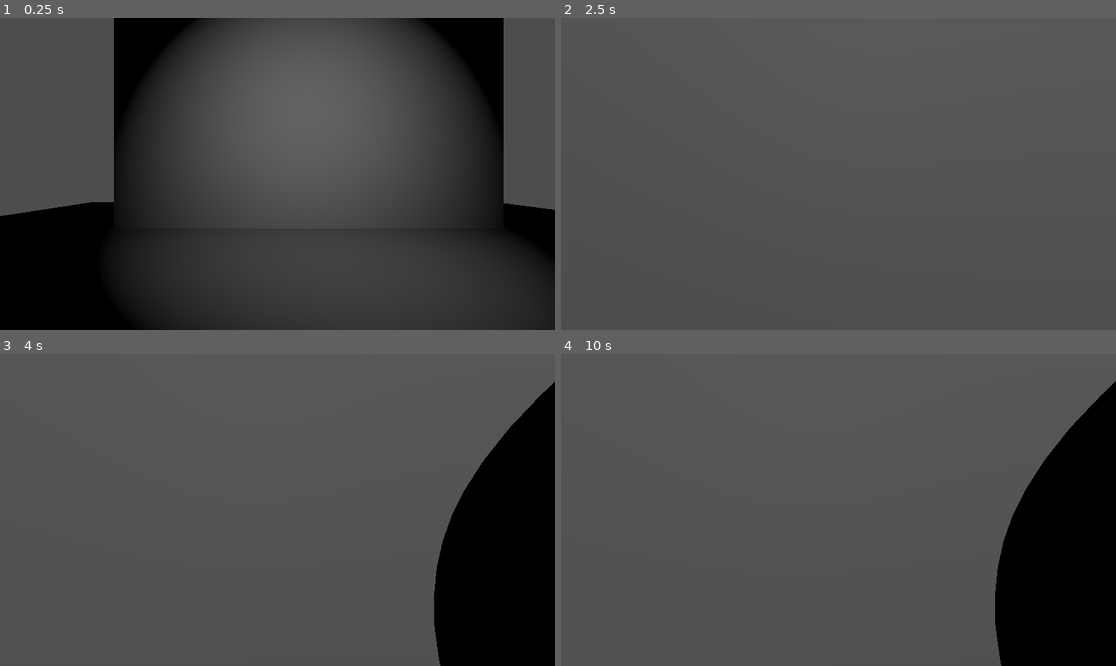
Above: before the commit, frames 1-4 (two rows, left to right).
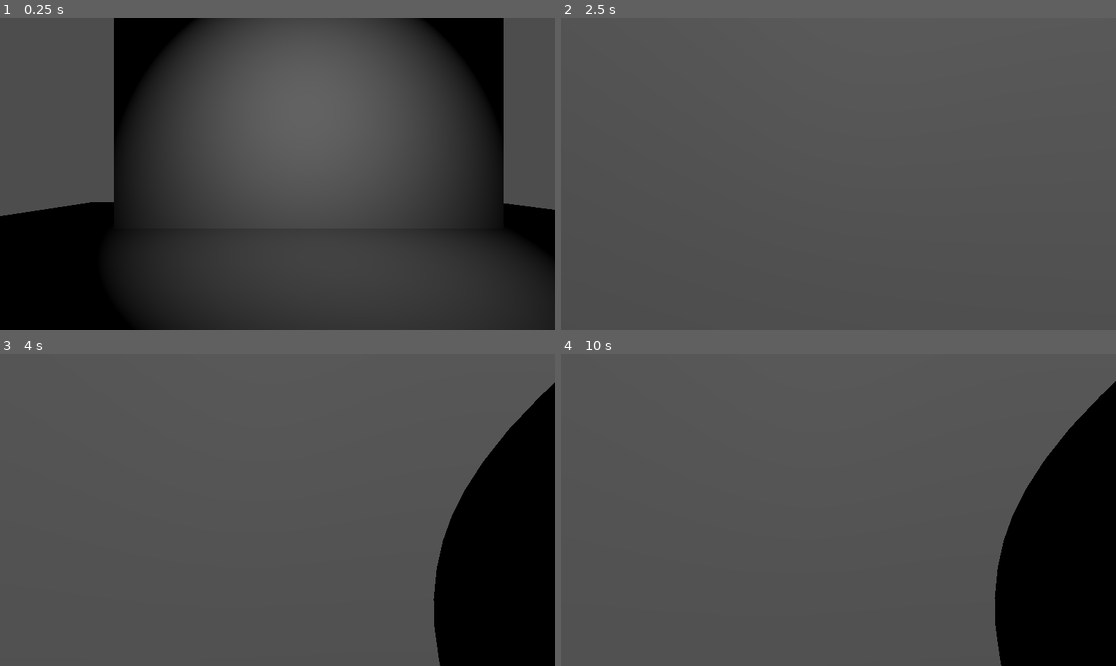
Above: after the commit, the same moments.

Repository: Tegiminis/accidental-discharge
Game: Godot game, scene res://main.tscn
Same seed, same stepped clock (60 frames per second), same inputs: the game is played once before the commit and once after it.
Inputs (mouse positions are in pixels of both pictures, inside the frame that each line leads up to):
- Up to frame 1 (0.25 s): no input
- Up to frame 2 (2.5 s): tap Enter (ui_accept) at 0.5 s; move the mouse to (866, 174) at 0.52 s; hold W (forward) from 0.53 s (still down); click (866, 174) at 0.6 s; tap Space (jump) at 0.77, 1.52 s; move the mouse to (810, 174) at 1.27 s; click (810, 174) at 1.35 s; move the mouse to (849, 167) at 2.02 s; click (849, 167) at 2.1 s
- Up to frame 3 (4 s): keep holding W (forward); tap Enter (ui_accept) at 2.75, 3.5 s; move the mouse to (271, 516) at 2.77 s; click (271, 516) at 2.85 s; tap Space (jump) at 3.02, 3.77 s; move the mouse to (316, 513) at 3.52 s; click (316, 513) at 3.6 s
- Up to frame 4 (10 s): move the mouse to (794, 506) at 4.27 s; click (794, 506) at 4.35 s; tap Space (jump) at 4.52, 6.02, 6.77, 7.52, 9.02, 9.77 s; tap Enter (ui_accept) at 5, 5.75, 6.5 s; move the mouse to (844, 510) at 5.02 s; click (844, 510) at 5.1 s; move the mouse to (816, 503) at 5.77 s; release W (forward) at 5.78 s; hold D (right) 5.78-6.53 s; click (816, 503) at 5.85 s; move the mouse to (866, 510) at 6.52 s; hold W (forward) 6.53-8.78 s; click (866, 510) at 6.6 s; move the mouse to (810, 510) at 7.27 s; click (810, 510) at 7.35 s; move the mouse to (849, 503) at 8.02 s; click (849, 503) at 8.1 s; move the mouse to (832, 516) at 8.77 s; hold A (left) 8.78-9.53 s; click (832, 516) at 8.85 s; move the mouse to (877, 513) at 9.52 s; hold W (forward) from 9.53 s (still down); click (877, 513) at 9.6 s

Frames 1-2 are identical in both runs. In frame 3, less than 0.1% of the frame differs, in the area x 78-100%, y 8-100%; in frame 4, less than 0.1%.

Commit message:
discharge now properly rotates to surface normals

Diff:
--- a/objects/discharge.gd
+++ b/objects/discharge.gd
@@ -1,5 +1,19 @@
 extends Area3D
 class_name Discharge
 
+@export var debug_persist : bool = true
+
 func _ready() -> void:
 	pass
+func _physics_process(delta: float) -> void:
+	var bodies = get_overlapping_bodies()
+	if not debug_persist:
+		queue_free()
+	if bodies:
+		var target = null
+		var last_dist = null
+		for body in bodies:
+			var dist = global_position.distance_to(body.global_position)
+			if last_dist == null: last_dist = dist
+			elif last_dist > dist: last_dist = dist
+		queue_free()
--- a/objects/discharge.tscn
+++ b/objects/discharge.tscn
@@ -8,12 +8,14 @@
 [sub_resource type="CylinderMesh" id="CylinderMesh_2vy04"]
 top_radius = 2.0
 bottom_radius = 0.0
-height = 3.0
+height = 5.0
 
-[sub_resource type="ConvexPolygonShape3D" id="ConvexPolygonShape3D_j6kj1"]
-points = PackedVector3Array(1.8585, 1.43102, 0.599091, -0.345872, 1.31865, -1.84609, -0.457657, 1.25029, -1.77329, 0.056925, -1.37923, -0.0569251, -1.49192, 1.42426, 1.25336, 0.549429, 1.45785, 1.89278, 1.53633, 1.41065, -1.18196, -1.85819, 1.43079, -0.59949, 0.549429, 1.45785, -1.89277, -0.599277, 1.43028, 1.85791, -0.0569252, -1.37923, 0.0569251, -1.18139, 1.40968, -1.53595, -1.92039, 1.43208, 0.35979, 1.18161, 1.41023, 1.53624, 1.92075, 1.43263, -0.359858, -0.0569252, -1.37923, -0.0569251, 0.056925, -1.37923, 0.0569251, 1.00716, 1.41427, -1.65867, -1.49194, 1.42427, -1.25338, 1.53631, 1.41063, 1.18194, -1.00665, 1.41327, 1.6582, -0.28518, 1.18964, 1.76826, -1.78499, 1.42001, 0.773571, 1.78533, 1.42056, -0.773717, -1.76853, 1.19006, -0.285281, 1.76867, 1.19018, 0.284888, -0.89468, 1.4241, -1.73066, 0.284837, 1.1897, -1.76835, 0.35979, 1.43208, 1.92039, -1.6582, 1.41327, -1.00665, 0.792356, 1.23729, 1.64146, 1.18159, 1.4102, -1.53622)
+[sub_resource type="ConvexPolygonShape3D" id="ConvexPolygonShape3D_wmbvm"]
+points = PackedVector3Array(1.8692, 2.3656, 0.53806, -1.834, 2.13823, -0.265384, -1.74036, 1.97051, -0.402801, 0.0215679, -2.42373, 0.021568, 1.05546, 2.38059, -1.80156, -0.501144, 2.38865, 1.88794, -0.856214, 2.33852, -1.73341, -1.80117, 2.3801, 1.05507, 0.860972, 2.44057, 1.77627, 1.88847, 2.38978, -0.500906, 0.882326, 2.5, -0.445277, -1.43495, 2.32897, -1.28959, -0.193424, 1.91595, -1.75488, 1.34663, 2.02643, 1.20707, -0.0520126, -2.31608, -0.0520124, 1.29358, 2.38059, -1.64229, -1.64229, 2.3801, 1.29318, 0.162561, 1.85813, 1.73528, -1.91051, 2.37714, 0.392135, -1.73343, 2.33855, -0.856226, 0.392468, 2.37692, -1.91034, 0.943655, 2.45632, -1.74295, 1.73528, 1.85813, 0.162561, 1.69479, 2.32962, -0.925538, -0.925378, 2.32875, 1.69449, 1.7208, 2.36504, 0.907624, -0.052675, -2.35854, 0.020561, 0.0205609, -2.35854, -0.0526749, 0.537961, 2.36471, 1.86886, -0.421355, 2.35814, -1.89537, 1.04372, 2.33887, 1.62825, -1.89553, 2.35834, -0.421023)
 
 [node name="Discharge" type="Area3D"]
+collision_layer = 16
+collision_mask = 7
 script = ExtResource("1_wmbvm")
 
 [node name="CollisionShape3D" type="CollisionShape3D" parent="."]
@@ -21,14 +23,14 @@
 shape = SubResource("SphereShape3D_dqhn3")
 
 [node name="RayCast3D" type="RayCast3D" parent="."]
-target_position = Vector3(0, 0, 1)
+target_position = Vector3(0, 0, -1)
 collision_mask = 7
 
 [node name="MeshInstance3D" type="MeshInstance3D" parent="."]
-transform = Transform3D(1, 0, 0, 0, 1, 0, 0, 0, 1, 0, 1.5, 0)
+transform = Transform3D(1, 0, 0, 0, -4.37114e-08, 1, 0, -1, -4.37114e-08, 0, 0, -2.5)
 visible = false
 mesh = SubResource("CylinderMesh_2vy04")
 
 [node name="CollisionShape3D2" type="CollisionShape3D" parent="."]
-transform = Transform3D(1, 0, 0, 0, 1, 0, 0, 0, 1, 0, 1.5, 0)
-shape = SubResource("ConvexPolygonShape3D_j6kj1")
+transform = Transform3D(1, 0, 0, 0, -4.37114e-08, 1, 0, -1, -4.37114e-08, 0, 0, -2.5)
+shape = SubResource("ConvexPolygonShape3D_wmbvm")
--- a/objects/weapon.gd
+++ b/objects/weapon.gd
@@ -9,12 +9,11 @@
 func _physics_process(delta: float) -> void:
 	var collision = move_and_collide(linear_velocity*delta)
 	if collision:
-		print(collision.get_collider())
 		var norm = collision.get_normal()
 		var pos = collision.get_position()
 
-		var new_impact = on_hit.instantiate()
-		get_tree().get_root().add_child(new_impact)
-		new_impact.position = pos
-		new_impact.rotation = norm
+		var discharge = on_hit.instantiate()
+		get_tree().get_root().add_child(discharge)
+		discharge.position = pos
+		discharge.look_at(to_global(norm))
 		queue_free()
--- a/project.godot
+++ b/project.godot
@@ -54,3 +54,4 @@
 3d_physics/layer_2="Player"
 3d_physics/layer_3="Enemy"
 3d_physics/layer_4="Thrown"
+3d_physics/layer_5="Discharge"
